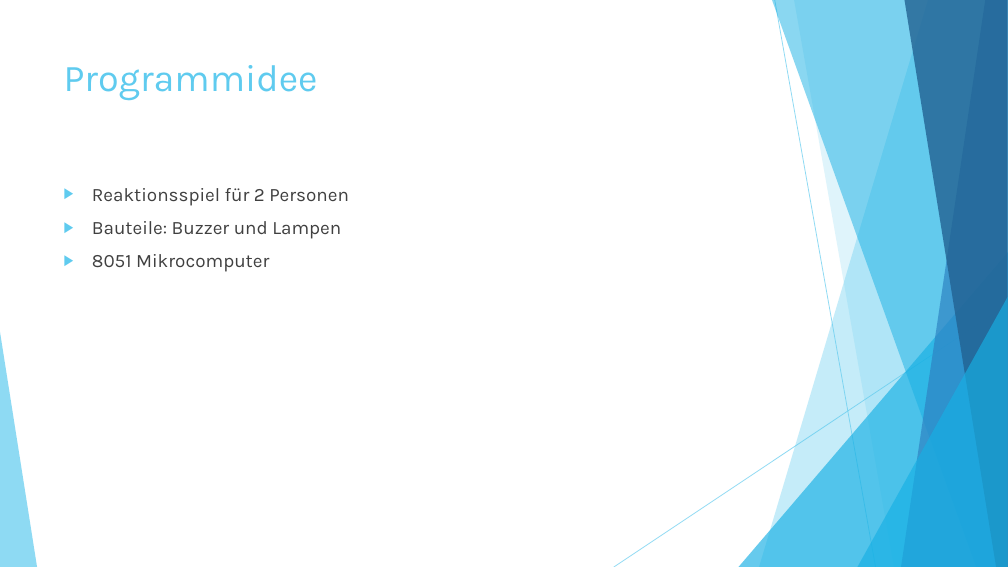
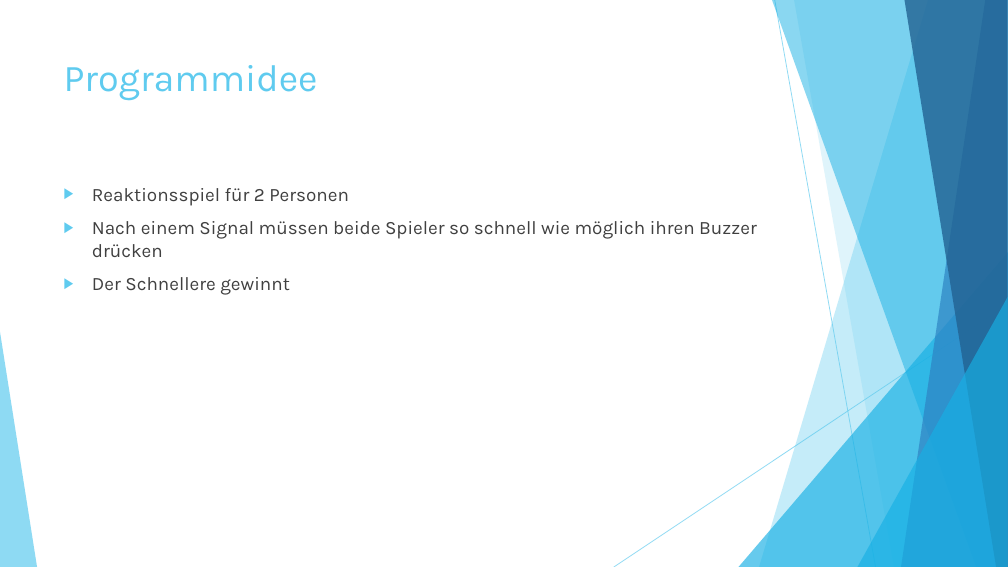
Before and after one commit to assamblerbuzzer/Buzzer, a slide deck: slide 3 of Buzzer.pptx. Drawn at 1008x567 pixels with LibreOffice and Linux fonts; fonts in the diff are those of the drawing. Boxes give left, top, right and bottom in pixels: in the first picture for what was removed or moved away, otherwise in the second. Text is boxed around its words. In the diff, an @@ line names an element or a change of style, - is before the commit and + after.

```diff
--- a/Buzzer.pptx
+++ b/Buzzer.pptx
@@ text at (x1=92, y1=221, x2=757, y2=295): text changed @@
-▶ Bauteile: Buzzer und Lampen
-▶ 8051 Mikrocomputer
+▶ Nach einem Signal müssen beide Spieler so schnell wie möglich ihren Buzzer drücken
+▶ Der Schnellere gewinnt
```
Also in this commit, not shown: 3 other slides changed, 2 slides added, 1 slide removed.
